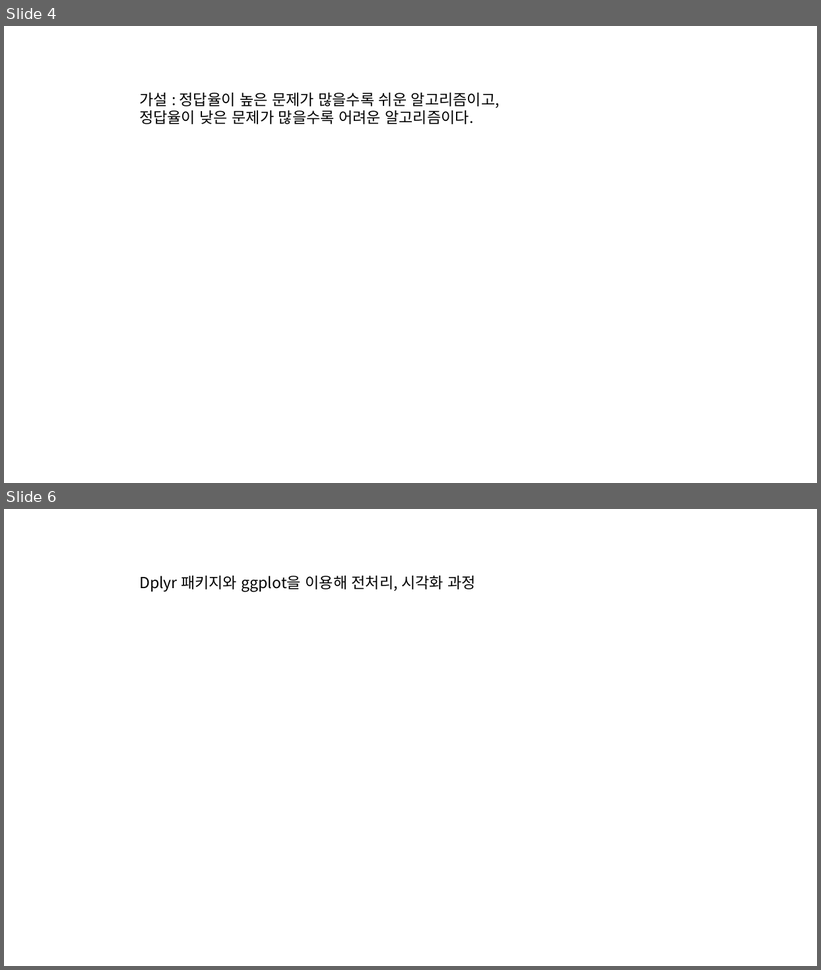
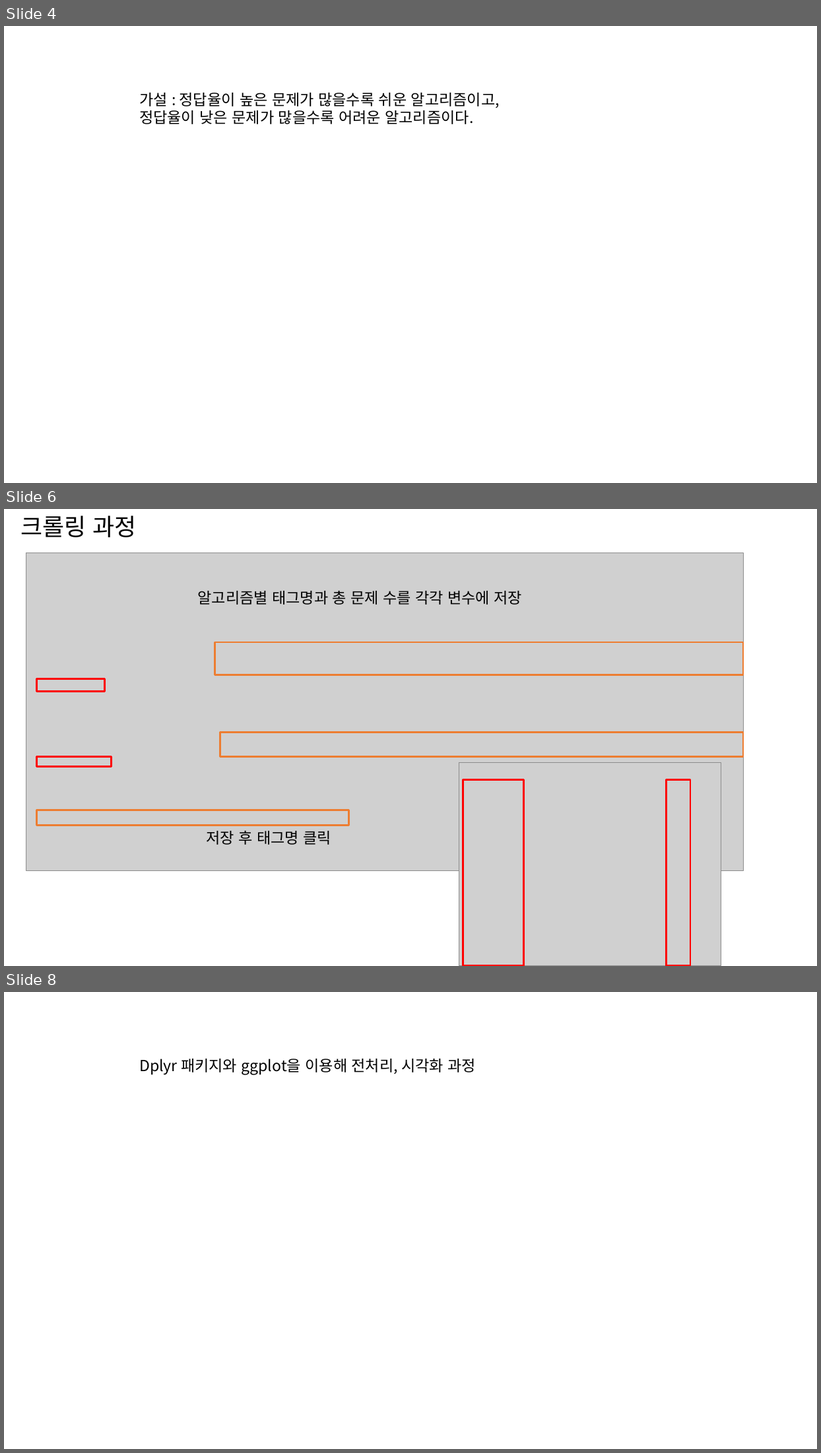
Before and after one commit to lee-dk/R, a slide deck: mini_project/R 프로젝트.pptx. Shown one above the other, each under a label of ours: slides 4 and 6 before the commit, slides 4, 6 and 8 after it; the slides between them are not shown. The pictures are 821x970 and 821x1453 pixels, drawn with LibreOffice and Linux fonts; fonts in the diff are those of the drawing; grey boxes stand for pictures. Boxes give left, top, right and bottom in pixels: in the first picture for what was removed or moved away, otherwise in the second. Text is boxed around its words. In the diff, an @@ line names an element or a change of style, - is before the commit and + after.

```diff
--- a/mini_project/R 프로젝트.pptx
+++ b/mini_project/R 프로젝트.pptx
@@ slide 6 added at (x1=4, y1=509, x2=817, y2=966), background #FFFFFF @@
@@ text added at (x1=21, y1=516, x2=137, y2=537), 28 pt, text #000000 @@
+크롤링 과정
@@ picture added at (x1=26, y1=553, x2=743, y2=871) @@
@@ text added at (x1=198, y1=591, x2=523, y2=605), 18 pt, text #000000 @@
+알고리즘별 태그명과 총 문제 수를 각각 변수에 저장
@@ rectangle added at (x1=215, y1=642, x2=743, y2=675), outline #ED7D31 2.25 pt @@
@@ rectangle added at (x1=36, y1=679, x2=104, y2=691), outline #FF0000 2.25 pt @@
@@ rectangle added at (x1=220, y1=732, x2=743, y2=757), outline #ED7D31 2.25 pt @@
@@ rectangle added at (x1=36, y1=757, x2=112, y2=767), outline #FF0000 2.25 pt @@
@@ picture added at (x1=459, y1=762, x2=721, y2=966) @@
@@ rectangle added at (x1=463, y1=780, x2=523, y2=966), outline #FF0000 2.25 pt @@
@@ rectangle added at (x1=667, y1=780, x2=690, y2=966), outline #FF0000 2.25 pt @@
@@ rectangle added at (x1=36, y1=811, x2=349, y2=826), outline #ED7D31 2.25 pt @@
@@ text added at (x1=206, y1=830, x2=331, y2=845), 18 pt, text #000000 @@
+저장 후 태그명 클릭
@@ what was slide 6 is now slide 8 @@
```
Also in this commit, not shown: 1 slide changed, 1 other slide added, 1 other file.
